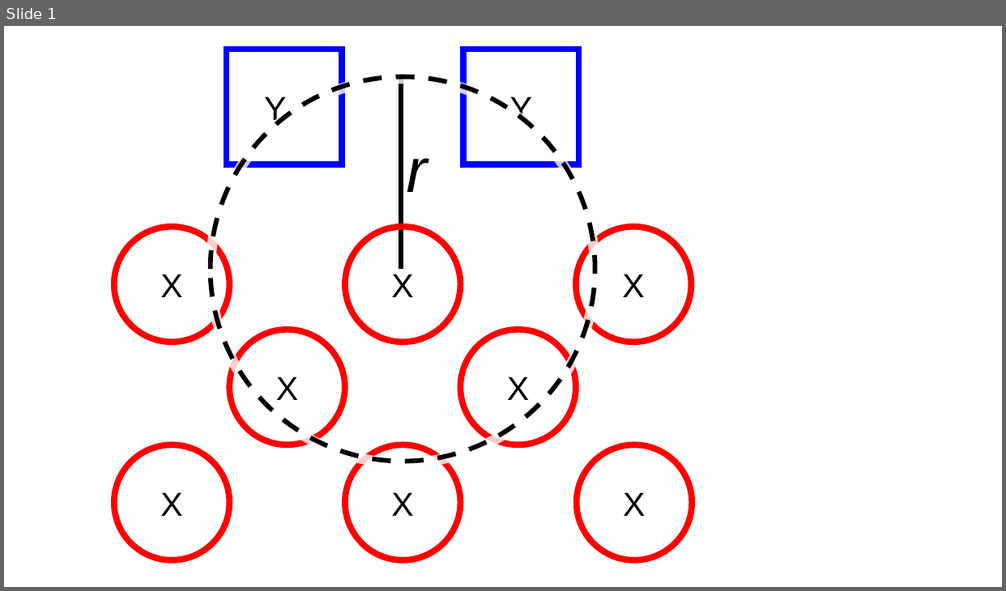
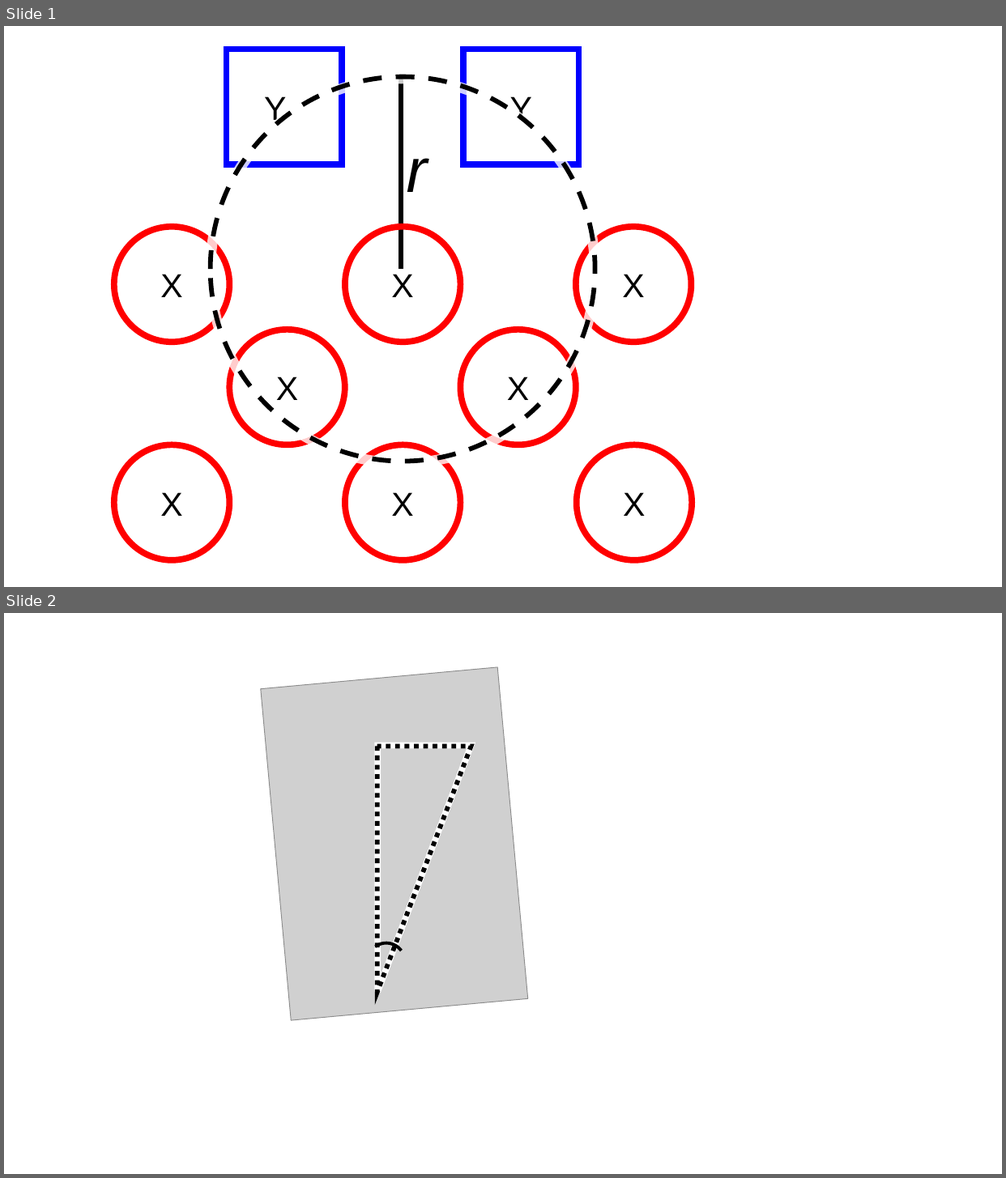
Before and after one commit to nlesc-nano/CAT, a slide deck: docs/_images/images.pptx. Shown one above the other, each under a label of ours: slide 1 before the commit, slides 1 and 2 after it. The pictures are 1006x591 and 1006x1178 pixels, drawn with LibreOffice and Linux fonts; fonts in the diff are those of the drawing; grey boxes stand for pictures. Boxes give left, top, right and bottom in pixels: in the first picture for what was removed or moved away, otherwise in the second. Text is boxed around its words. In the diff, an @@ line names an element or a change of style, - is before the commit and + after.

```diff
--- a/docs/_images/images.pptx
+++ b/docs/_images/images.pptx
@@ slide 2 added at (4,613,1002,1174), background #FFFFFF @@
@@ picture added at (261,667,528,1020) @@
@@ picture added at (428,707,454,735) @@
@@ right triangle added at (377,746,471,992), outline #FFFFFF 6 pt @@
@@ right triangle added at (377,747,471,993), outline #000000 4.5 pt dashed @@
@@ picture added at (342,933,372,960) @@
@@ arc (boxed as its full ellipse) added at (361,936,413,988), outline #000000 3 pt @@
```
Also in this commit, not shown: 1 other slide added, 3 other files.
